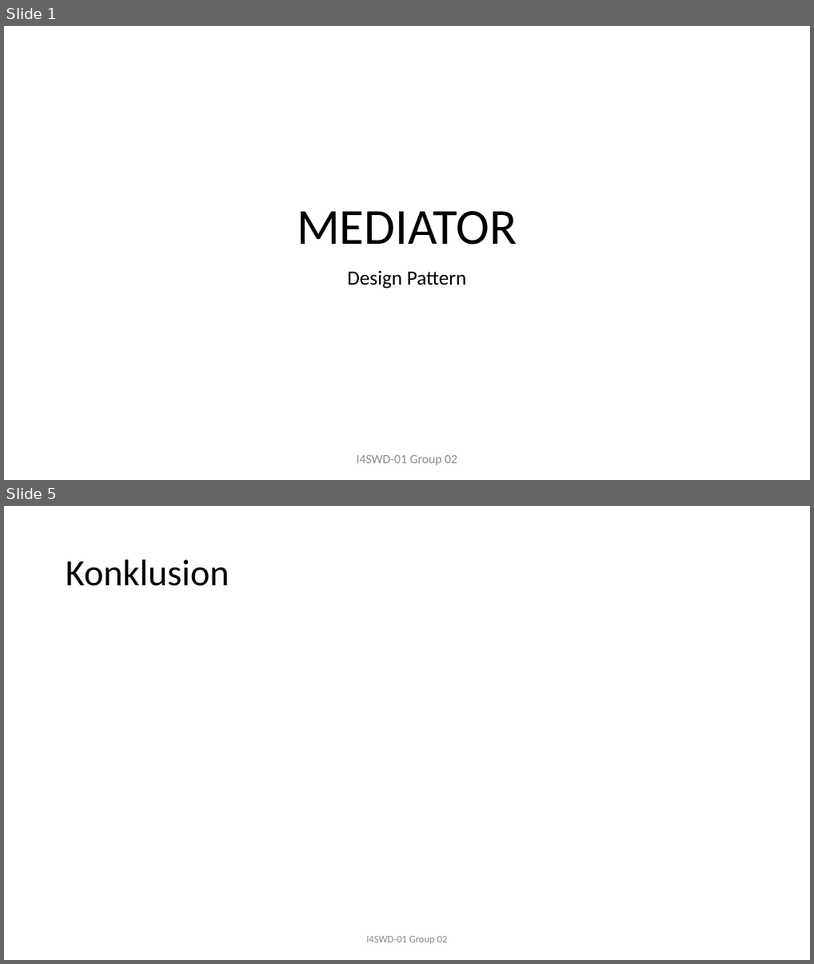
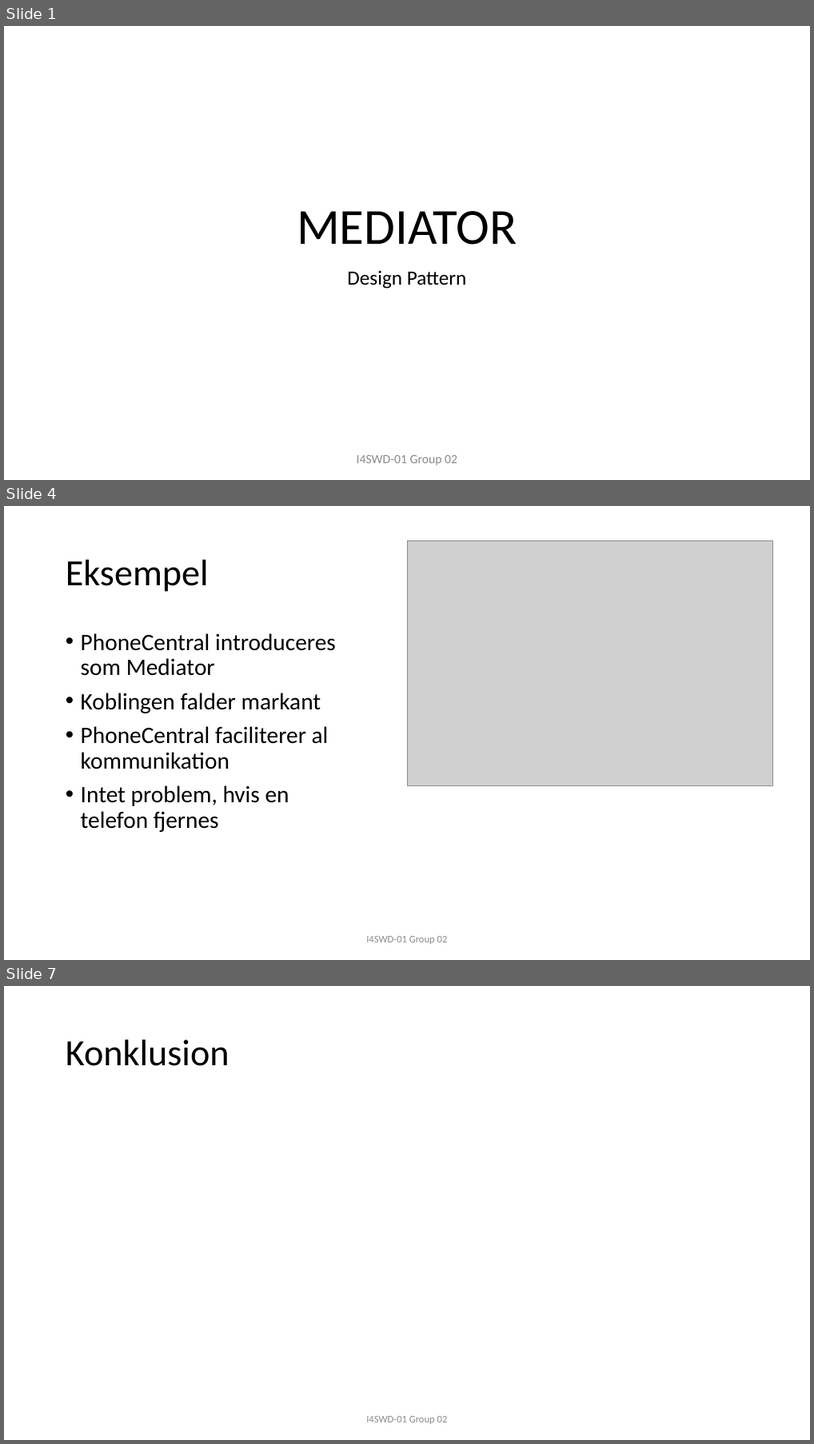
Before and after one commit to JonasRasborg/SWD, a slide deck: F17-I4SWD-AfsluttendeOpgaveGruppe02-Mediator-presenstation.pptx. Shown one above the other, each under a label of ours: slides 1 and 5 before the commit, slides 1, 4 and 7 after it; the slides between them are not shown. The pictures are 814x964 and 814x1444 pixels, drawn with LibreOffice and Linux fonts; fonts in the diff are those of the drawing; grey boxes stand for pictures. Boxes give left, top, right and bottom in pixels: in the first picture for what was removed or moved away, otherwise in the second. Text is boxed around its words. In the diff, an @@ line names an element or a change of style, - is before the commit and + after.

```diff
--- a/F17-I4SWD-AfsluttendeOpgaveGruppe02-Mediator-presenstation.pptx
+++ b/F17-I4SWD-AfsluttendeOpgaveGruppe02-Mediator-presenstation.pptx
@@ slide 4 added at [4, 506, 810, 960], background #FFFFFF @@
@@ picture added at [407, 540, 773, 785] @@
@@ title added at [66, 560, 209, 592], 44 pt, text #000000 @@
+Eksempel
@@ text added at [81, 633, 336, 832], 28 pt, text #000000 @@
+• PhoneCentral introduceres som Mediator
+• Koblingen falder markant
+• PhoneCentral faciliterer al kommunikation
+• Intet problem, hvis en telefon fjernes
@@ text added at [366, 936, 448, 944], 12 pt, text #8C8C8C @@
+I4SWD-01 Group 02
@@ what was slide 5 is now slide 7 @@
```
Also in this commit, not shown: 3 slides changed, 1 other slide added, 4 other files.
